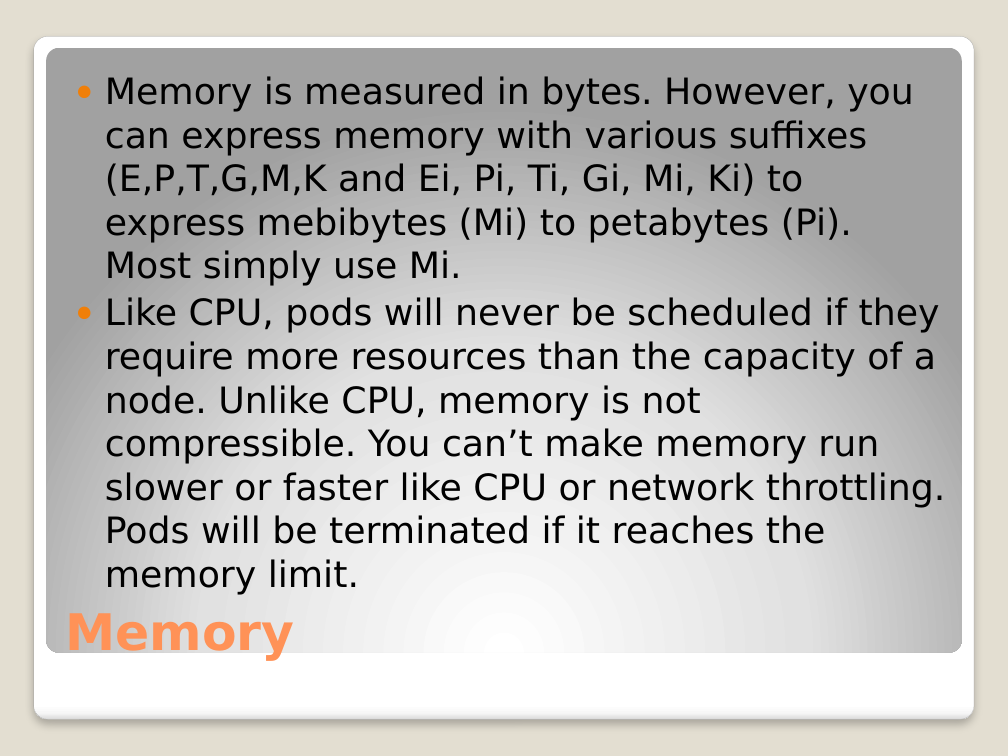
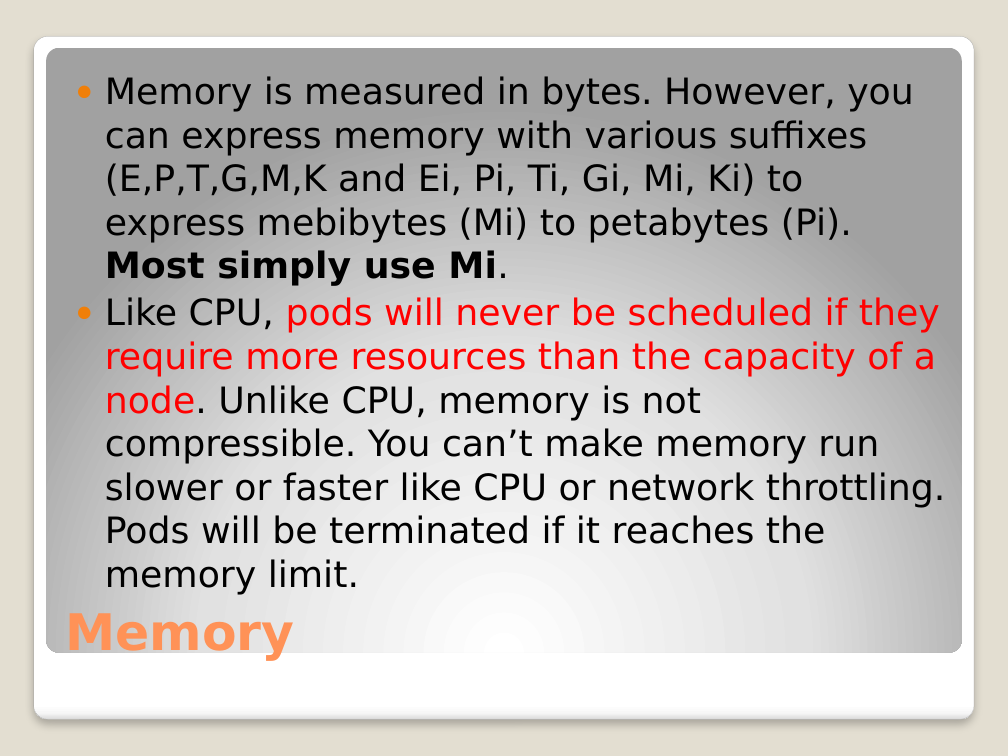
Before and after one commit to djkormo/k8s-AKS-primer, a slide deck: slide 12 of examples/atwar/presentation/Kubernetes at war on Azure.pptx. Drawn at 1008x756 pixels with LibreOffice and Linux fonts; fonts in the diff are those of the drawing. Boxes give left, top, right and bottom in pixels: in the first picture for what was removed or moved away, otherwise in the second. Text is boxed around its words. In the diff, an @@ line names an element or a change of style, - is before the commit and + after.

```diff
--- a/examples/atwar/presentation/Kubernetes at war on Azure.pptx
+++ b/examples/atwar/presentation/Kubernetes at war on Azure.pptx
@@ text "Memory is measured in bytes. ..." at box(65, 76, 946, 661): bold on in "Most simply use Mi."; text colour #000000 to #FF0000 in "pods will never be scheduled if they ..." @@
```
Also in this commit, not shown: 4 other slides changed.
